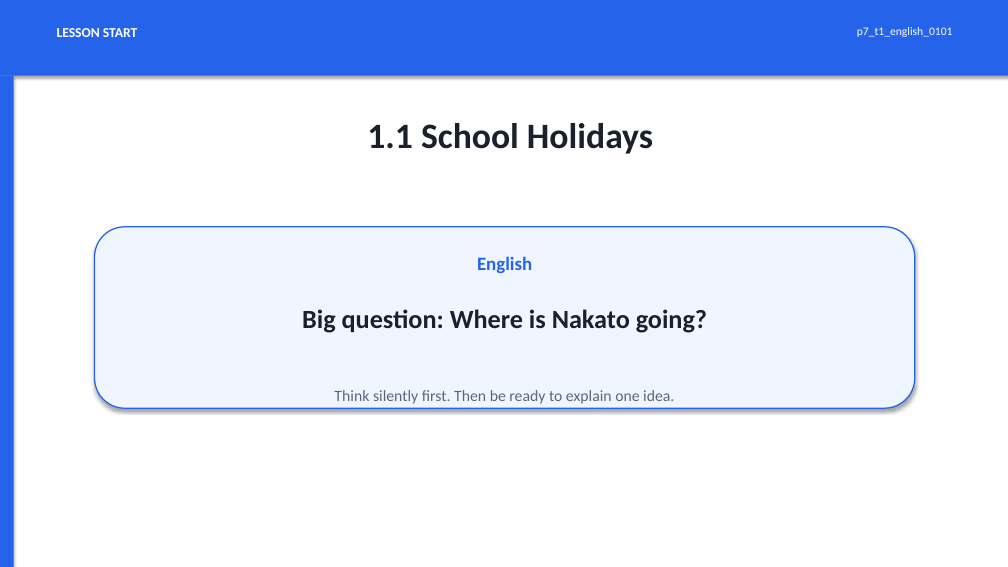
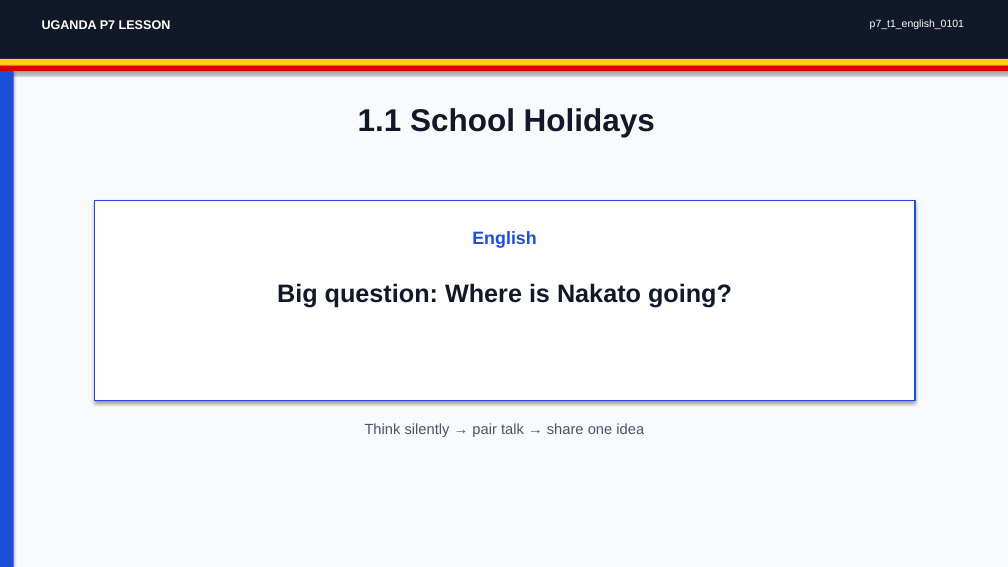
Before and after one commit to yousunjung84-edu/uganda-p7-mvp-20260629, a slide deck: slide 1 of uganda-p7-mvp/p7_t1_english_0101/p7_t1_english_0101.pptx. Drawn at 1008x567 pixels with LibreOffice and Linux fonts; fonts in the diff are those of the drawing. Boxes give left, top, right and bottom in pixels: in the first picture for what was removed or moved away, otherwise in the second. Text is boxed around its words. In the diff, an @@ line names an element or a change of style, - is before the commit and + after.

```diff
--- a/uganda-p7-mvp/p7_t1_english_0101/p7_t1_english_0101.pptx
+++ b/uganda-p7-mvp/p7_t1_english_0101/p7_t1_english_0101.pptx
@@ background #FFFFFF to #F8FAFC @@
@@ rectangle resized from (x1=0, y1=0, x2=1008, y2=76) to (x1=0, y1=0, x2=1008, y2=59) @@
@@ rectangle at (x1=0, y1=0, x2=1008, y2=59): fill #2563EB to #111827 @@
@@ text at (x1=42, y1=20, x2=171, y2=29): text changed; size 13 to 12 pt; font Calibri to Arial @@
-LESSON START
+UGANDA P7 LESSON
@@ text "p7_t1_english_0101" moved from (x1=857, y1=27, x2=953, y2=37) to (x1=870, y1=19, x2=964, y2=29) @@
@@ text "p7_t1_english_0101" at (x1=870, y1=19, x2=964, y2=29): size 11 to 10 pt, font Calibri to Arial @@
@@ rectangle added at (x1=0, y1=59, x2=1008, y2=66), fill #FCD116 @@
@@ rectangle resized from (x1=0, y1=76, x2=14, y2=567) to (x1=0, y1=71, x2=14, y2=567) @@
@@ rectangle at (x1=0, y1=71, x2=14, y2=567): fill #2563EB to #1D4ED8 @@
@@ rectangle added at (x1=0, y1=66, x2=1008, y2=71), fill #D90000 @@
@@ text "1.1 School Holidays" moved from (x1=367, y1=123, x2=653, y2=154) to (x1=358, y1=108, x2=655, y2=137) @@
@@ text "1.1 School Holidays" at (x1=358, y1=108, x2=655, y2=137): size 34 to 30 pt, font Calibri to Arial, text colour #1A202C to #111827 @@
@@ rectangle added at (x1=95, y1=200, x2=915, y2=401), fill #FFFFFF, outline #1D4ED8 1.5 pt @@
@@ rounded rectangle removed at (x1=95, y1=227, x2=915, y2=408) @@
@@ text "English" moved from (x1=477, y1=256, x2=532, y2=273) to (x1=472, y1=231, x2=536, y2=248) @@
@@ text "English" at (x1=472, y1=231, x2=536, y2=248): size 18 to 17 pt, font Calibri to Arial, text colour #2563EB to #1D4ED8 @@
@@ text "Big question: Where is Nakato ..." moved from (x1=302, y1=309, x2=707, y2=333) to (x1=277, y1=283, x2=732, y2=308) @@
@@ text "Big question: Where is Nakato ..." at (x1=277, y1=283, x2=732, y2=308): size 25 to 24 pt, font Calibri to Arial, text colour #1A202C to #111827 @@
@@ text at (x1=365, y1=423, x2=644, y2=437): text changed; size 15 to 14 pt; font Calibri to Arial; text colour #5B677D to #475569 @@
-Think silently first. Then be ready to explain one idea.
+Think silently → pair talk → share one idea
```
Also in this commit, not shown: 7 other slides changed, 55 other files.
